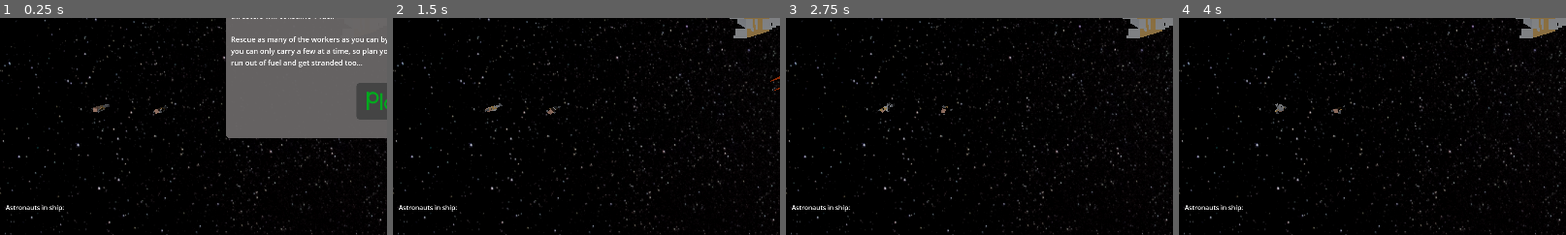
Above: before the commit, frames 1-4 (left to right).
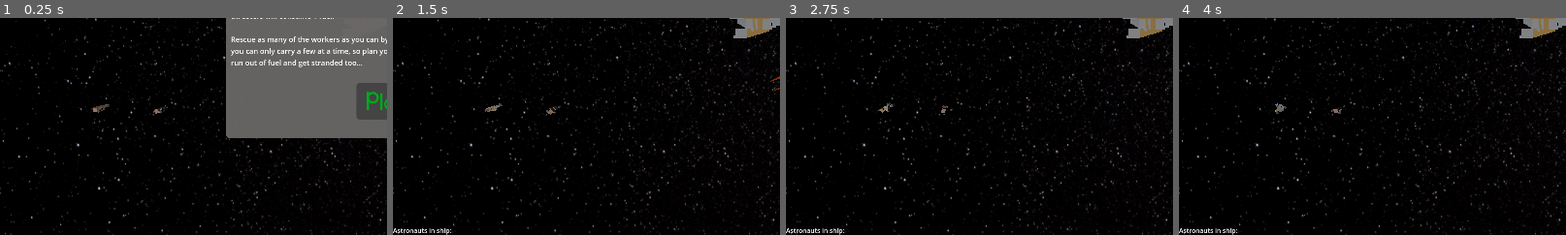
Above: after the commit, the same moments.

Repository: SiJiL82/limited-space
Game: Godot game, scene res://assets/Scenes/world.tscn
The game is run twice, just before and just after one commit, with the same random seed, the same clock (stepped at 60 frames per second) and the same inputs.
Inputs (mouse positions are % of the whole screen's width and height, from its top left):
- Up to frame 1 (0.25 s): no input
- Up to frame 2 (1.5 s): click "Play" at 0.5 s; move the mouse to (72, 45) at 1.27 s; hold Space (thruster) from 1.28 s (still down)
- Up to frame 3 (2.75 s): move the mouse to (30, 55) at 2.02 s; release Space (thruster) at 2.03 s
- Up to frame 4 (4 s): move the mouse to (60, 28) at 2.77 s; hold Space (thruster) from 2.78 s (still down); move the mouse to (45, 70) at 3.52 s
The pictures show only the part of the screen within x 0-50%, y 50-100%; the shares and areas given below are measured in that part.

The runs differ from the first frame. In frame 1, 0.2% of the frame differs, in the area x 1-17%, y 86-90%; in frame 2, 0.4%, in the area x 0-17%, y 86-100%; in frame 3, 0.4%; in frame 4, 0.4%.

Commit message:
Fix UI hiding

Diff:
--- a/assets/Scenes/world.tscn
+++ b/assets/Scenes/world.tscn
@@ -25,6 +25,8 @@
 corner_radius_bottom_right = 3
 corner_radius_bottom_left = 3
 
+[sub_resource type="LabelSettings" id="LabelSettings_bal5q"]
+
 [sub_resource type="StyleBoxFlat" id="StyleBoxFlat_b02f5"]
 bg_color = Color(0.411765, 0.4, 0.4, 0.960784)
 corner_radius_top_left = 10
@@ -32,8 +34,6 @@
 corner_radius_bottom_right = 10
 corner_radius_bottom_left = 10
 
-[sub_resource type="LabelSettings" id="LabelSettings_bal5q"]
-
 [sub_resource type="BoxShape3D" id="BoxShape3D_nx7s0"]
 
 [sub_resource type="PrismMesh" id="PrismMesh_al74g"]
@@ -57,14 +57,17 @@
 
 [node name="GameInfo" type="PanelContainer" parent="UI" node_paths=PackedStringArray("play_button")]
 visible = false
-offset_right = 40.0
-offset_bottom = 40.0
+anchors_preset = 9
+anchor_bottom = 1.0
+offset_right = 245.0
+grow_vertical = 2
 theme_override_styles/panel = SubResource("StyleBoxEmpty_v2h0u")
 script = ExtResource("2_lnu5a")
 play_button = NodePath("../StartPanel/MarginContainer/VBoxContainer/VBoxContainer/Button")
 
 [node name="HBoxContainer" type="HBoxContainer" parent="UI/GameInfo"]
 layout_mode = 2
+size_flags_vertical = 0
 
 [node name="FuelLabel" type="Label" parent="UI/GameInfo/HBoxContainer"]
 layout_mode = 2
@@ -88,6 +91,16 @@
 show_percentage = false
 script = ExtResource("2_7praw")
 fuel = NodePath("../../../../../../Player/Fuel")
+
+[node name="AstronautsPickedUpContainer" type="HBoxContainer" parent="UI/GameInfo"]
+layout_mode = 2
+size_flags_vertical = 8
+
+[node name="AstronautsPickedUpLabel" type="Label" parent="UI/GameInfo/AstronautsPickedUpContainer"]
+layout_mode = 2
+text = "Astronauts in ship:"
+label_settings = SubResource("LabelSettings_bal5q")
+script = ExtResource("3_e4cxv")
 
 [node name="StartPanel" type="Panel" parent="UI" node_paths=PackedStringArray("play_button")]
 custom_minimum_size = Vector2(800, 600)
@@ -165,18 +178,6 @@
 text = "Play"
 script = ExtResource("6_50lxo")
 
-[node name="AstronautsPickedUpContainer" type="HBoxContainer" parent="UI"]
-offset_left = 14.0
-offset_top = 957.0
-offset_right = 413.0
-offset_bottom = 1067.0
-
-[node name="AstronautsPickedUpLabel" type="Label" parent="UI/AstronautsPickedUpContainer"]
-layout_mode = 2
-text = "Astronauts in ship:"
-label_settings = SubResource("LabelSettings_bal5q")
-script = ExtResource("3_e4cxv")
-
 [node name="Space" type="Sprite3D" parent="."]
 transform = Transform3D(10, 0, 0, 0, -4.37114e-07, 10, 0, -10, -4.37114e-07, -1.173, -5, -3.923)
 texture = ExtResource("3_gxbaj")
